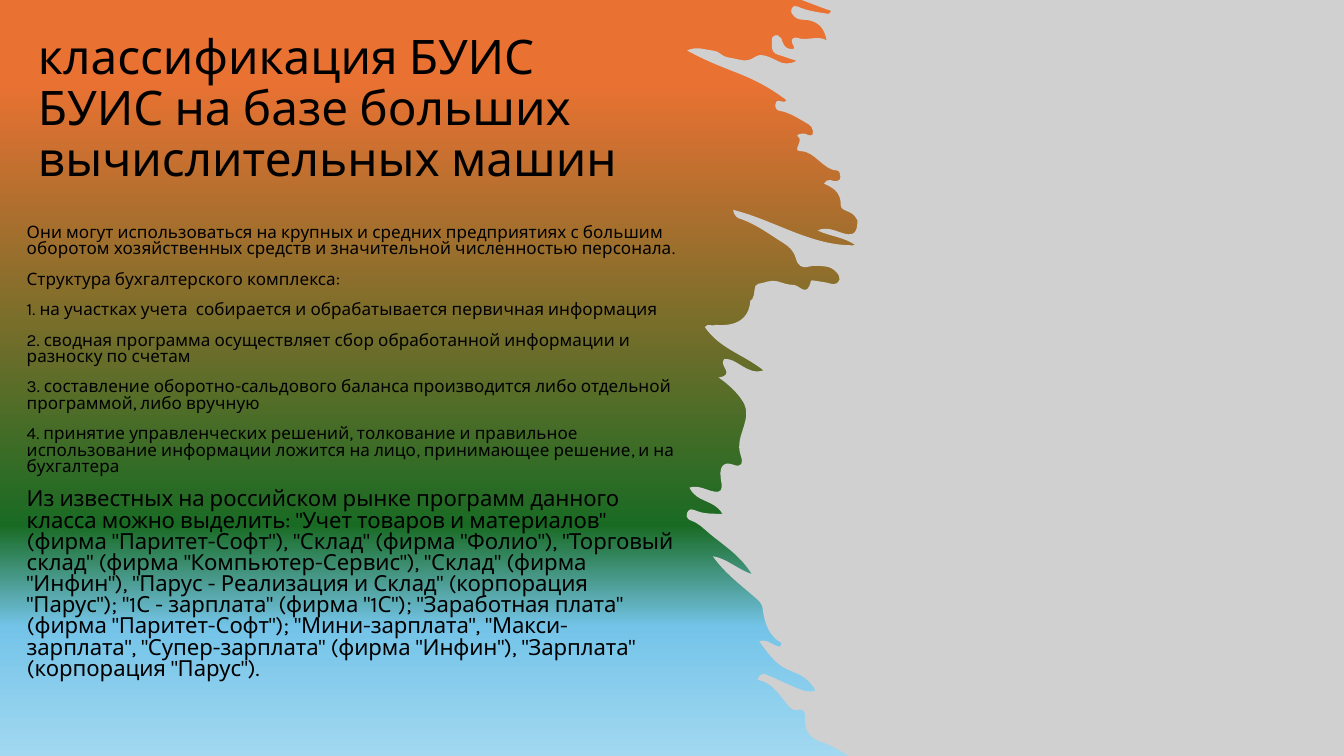
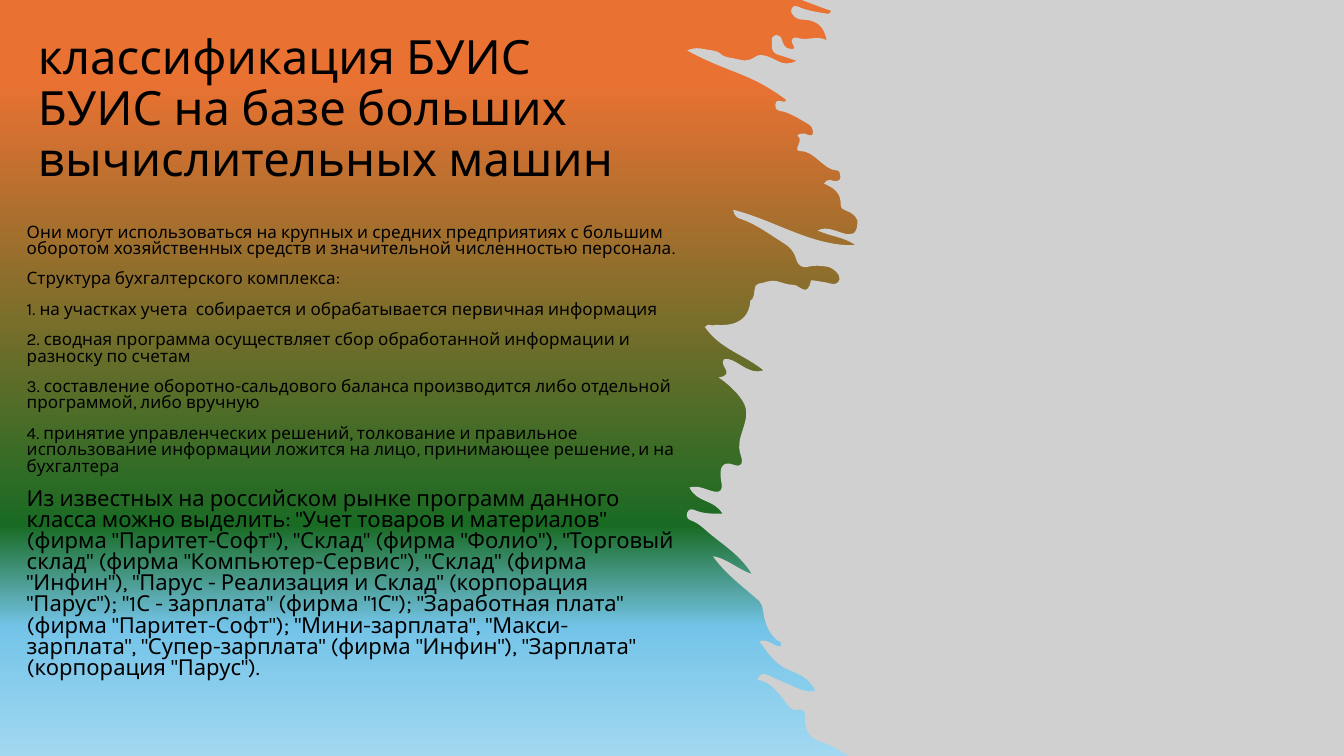
Before and after one commit to Di-Liks/Classification-of-BUIS, a slide deck: slide 7 of классификация БУИС.pptx (slide 5 before the commit). Drawn at 1344x756 pixels with LibreOffice and Linux fonts; fonts in the diff are those of the drawing; grey boxes stand for pictures. Boxes give left, top, right and bottom in pixels: in the first picture for what was removed or moved away, otherwise in the second. Text is boxed around its words. In the diff, an @@ line names an element or a change of style, - is before the commit and + after.

```diff
--- a/классификация БУИС.pptx
+++ b/классификация БУИС.pptx
@@ title "классификация БУИС БУИС на базе ..." at bbox=[38, 38, 613, 177]: size 34 to 33.7 pt @@
```
Also in this commit, not shown: 6 other slides changed, 2 slides added.
